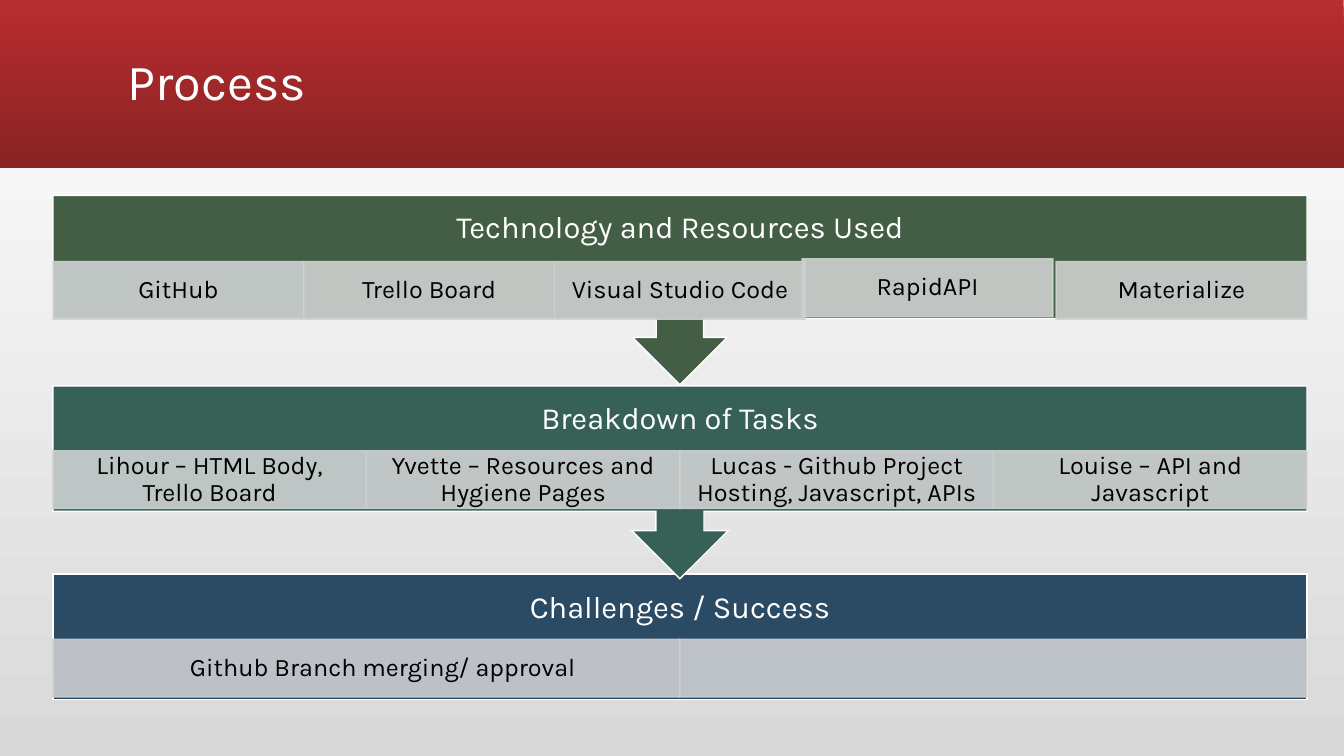
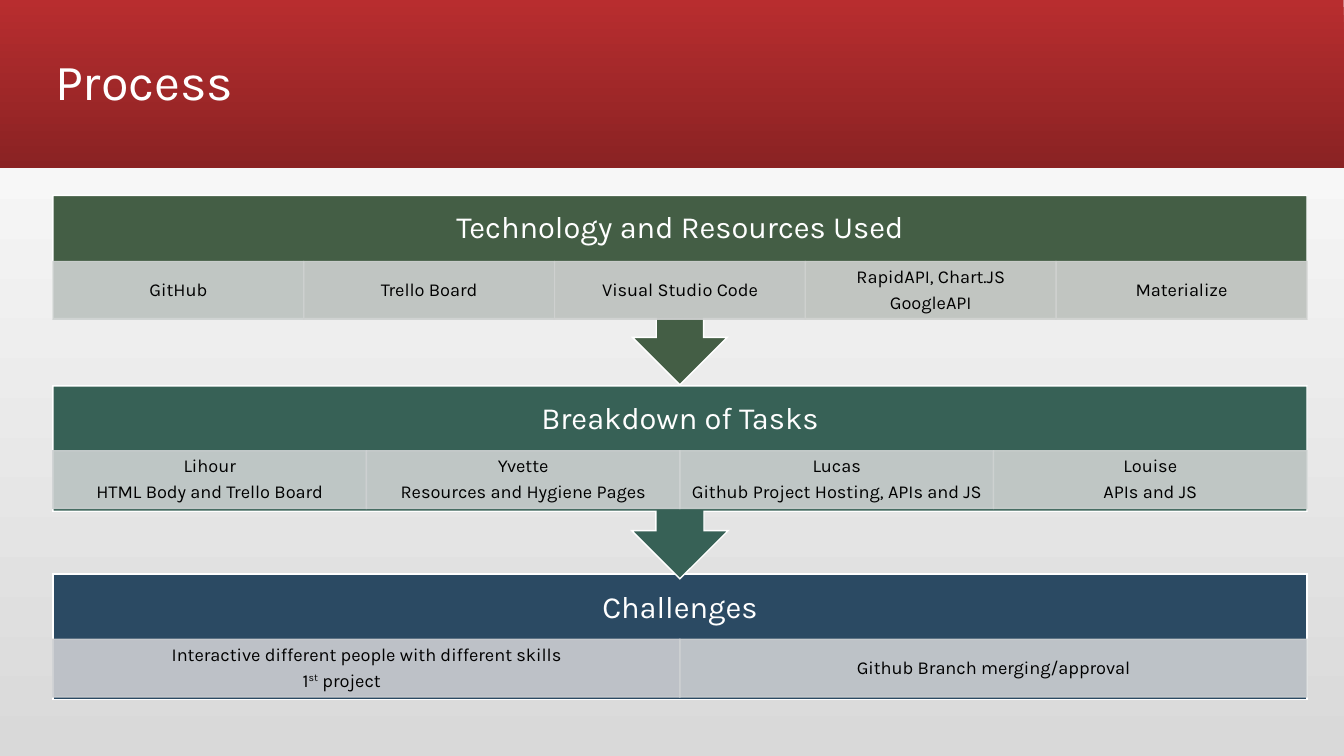
Before and after one commit to ldipaola/covid-dashboard, a slide deck: slide 3 of Coronavirus COVID-19 Presentation.pptx. Drawn at 1344x756 pixels with LibreOffice and Linux fonts; fonts in the diff are those of the drawing. Boxes give left, top, right and bottom in pixels: in the first picture for what was removed or moved away, otherwise in the second. Text is boxed around its words. In the diff, an @@ line names an element or a change of style, - is before the commit and + after.

```diff
--- a/Coronavirus COVID-19 Presentation.pptx
+++ b/Coronavirus COVID-19 Presentation.pptx
@@ title "Process": place and size @@
-title "Process" at (128, 68, 306, 101)
+title "Process" at (55, 68, 233, 101)
@@ size 18 to 13 pt; less space between paragraphs in 4 elements at (149, 283, 207, 296), (381, 283, 478, 296), (602, 283, 758, 296), (1136, 283, 1228, 296) @@
@@ text at (856, 270, 1005, 314): text changed; size 18 to 13 pt @@
-RapidAPI
+RapidAPI, Chart.JS
+GoogleAPI
@@ text at (96, 459, 323, 503): text changed; size 18 to 13 pt @@
-Lihour – HTML Body, Trello Board
+Lihour
+HTML Body and Trello Board
@@ text at (401, 460, 646, 503): text changed; size 18 to 13 pt @@
-Yvette – Resources and Hygiene Pages
+Yvette
+Resources and Hygiene Pages
@@ text at (692, 460, 981, 503): text changed; size 18 to 13 pt @@
-Lucas - Github Project Hosting, Javascript, APIs
+Lucas
+Github Project Hosting, APIs and JS
@@ text at (1103, 459, 1197, 498): text changed; size 18 to 13 pt @@
-Louise – API and Javascript
+Louise
+APIs and JS
@@ text at (602, 597, 757, 625): text changed @@
-Challenges / Success
+Challenges
@@ text added at (172, 648, 561, 692), 13 pt, text #000000 @@
+Interactive different people with different skills
+1st project
@@ text at (857, 660, 1130, 679): text changed; size 18 to 13 pt @@
-Github Branch merging/ approval
+Github Branch merging/approval
```
Also in this commit, not shown: 3 other slides changed, 1 slide added, 2 slides removed.
